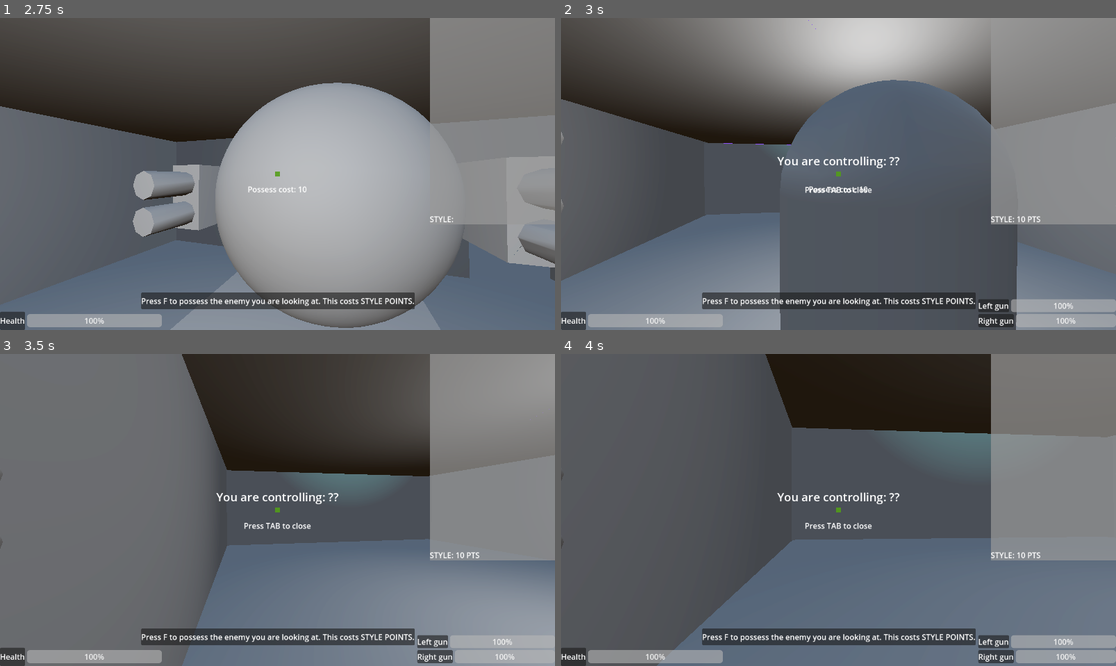
Above: before the commit, frames 1-4 (two rows, left to right).
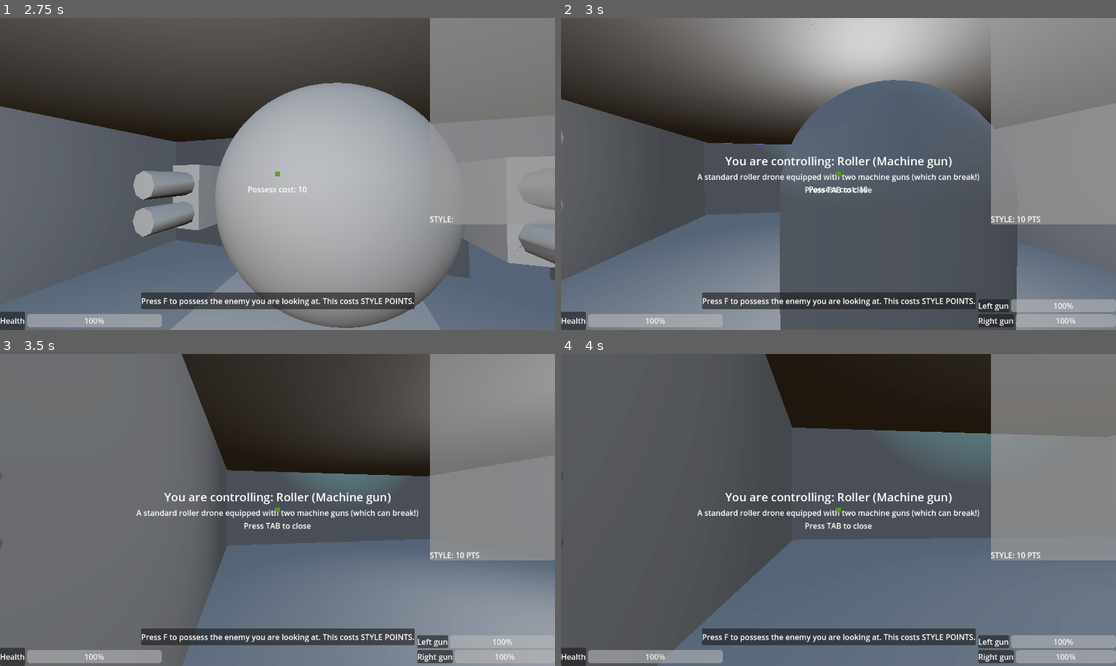
Above: after the commit, the same moments.

Repository: city-high-rider/soulswap
Game: Godot game, scene res://test_level.tscn
The game is run twice, just before and just after one commit, with the same random seed, the same clock (stepped at 60 frames per second) and the same inputs. Sound files missing from this copy of the repository are replaced by a short silence.
Inputs (mouse positions are in pixels of both pictures, inside the frame that each line leads up to):
- Up to frame 1 (2.75 s): tap Enter at 0.5 s; move the mouse to (271, 180) at 0.52 s; hold W (forward) from 0.53 s (still down); tap Space (jump) at 0.6, 0.77, 1.07, 1.52, 1.55, 1.82, 2.3 s; move the mouse to (316, 177) at 1.27 s; tap F (possess) at 1.35, 2 s; move the mouse to (233, 170) at 2.02 s; press the mouse at (233, 170) at 2.03 s
- Up to frame 2 (3 s): tap F (possess) at 2.75 s; move the mouse to (844, 174) at 2.77 s; release W (forward) at 2.78 s; release the mouse at (844, 174) at 2.78 s; hold A (left) from 2.78 s (still down); right-click (844, 174) at 2.85 s
- Up to frame 3 (3.5 s): keep holding A (left); tap Space (jump) at 3.02, 3.05, 3.32 s
- Up to frame 4 (4 s): tap F (possess) at 3.5 s; move the mouse to (816, 503) at 3.52 s; release A (left) at 3.53 s; hold W (forward) from 3.53 s (still down); hold Shift (shift) from 3.53 s (still down); tap Space (jump) at 3.77, 3.8 s

Frame 1 is identical in both runs. In frame 2, 1.1% of the frame differs, in the area x 24-76%, y 44-53%; in frame 3, 1.1%; in frame 4, 1.1%.
Error in both runs: Invalid access to property or key 'shell' on a base object of type 'Nil'. (res://components/states/ai_states/ai_state.gd:17)

Commit message:
add shell descriptions

Diff:
--- a/shells/revenant.tscn
+++ b/shells/revenant.tscn
@@ -20,6 +20,10 @@
 
 [node name="CollisionShape3D" type="CollisionShape3D" parent="Hitbox" index="0"]
 shape = SubResource("CapsuleShape3D_qocax")
+
+[node name="BodyInformation" parent="PlayerUI" index="2"]
+shell_name = "Revenant"
+shell_description = "Armored unit with rocket launchers. try rocket jumping! (Yes, inspired by doom)"
 
 [node name="Head" parent="." index="4" node_paths=PackedStringArray("ghost_mount")]
 ghost_mount = NodePath("../GhostMount")
@@ -61,4 +65,6 @@
 [node name="Down" type="Node" parent="StateMachine" index="2"]
 script = ExtResource("6_ibufv")
 
+[connection signal="died" from="HealthComponent" to="StateMachine" method="_on_health_component_died"]
+
 [editable path="Head"]
--- a/shells/roller_machinegun.tscn
+++ b/shells/roller_machinegun.tscn
@@ -6,6 +6,10 @@
 [ext_resource type="PackedScene" uid="uid://cq5g02v88a56k" path="res://components/UI/health_bar.tscn" id="2_shps3"]
 
 [node name="Shell" instance=ExtResource("1_36xw1")]
+
+[node name="BodyInformation" parent="PlayerUI" index="2"]
+shell_name = "Roller (Machine gun)"
+shell_description = "A standard roller drone equipped with two machine guns (which can break!)"
 
 [node name="VBoxContainer" type="VBoxContainer" parent="PlayerUI" index="3"]
 layout_mode = 1
